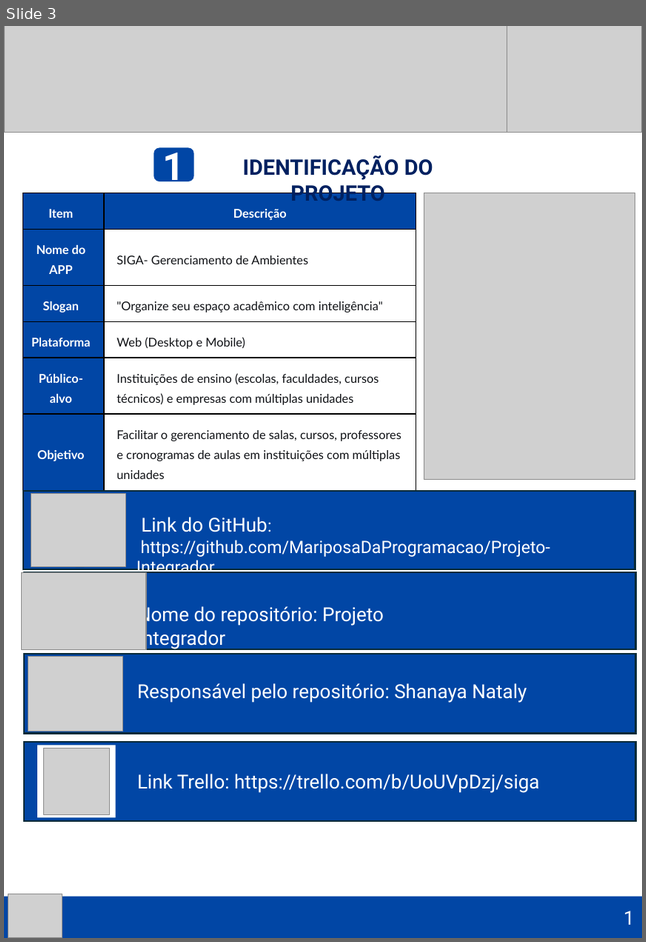
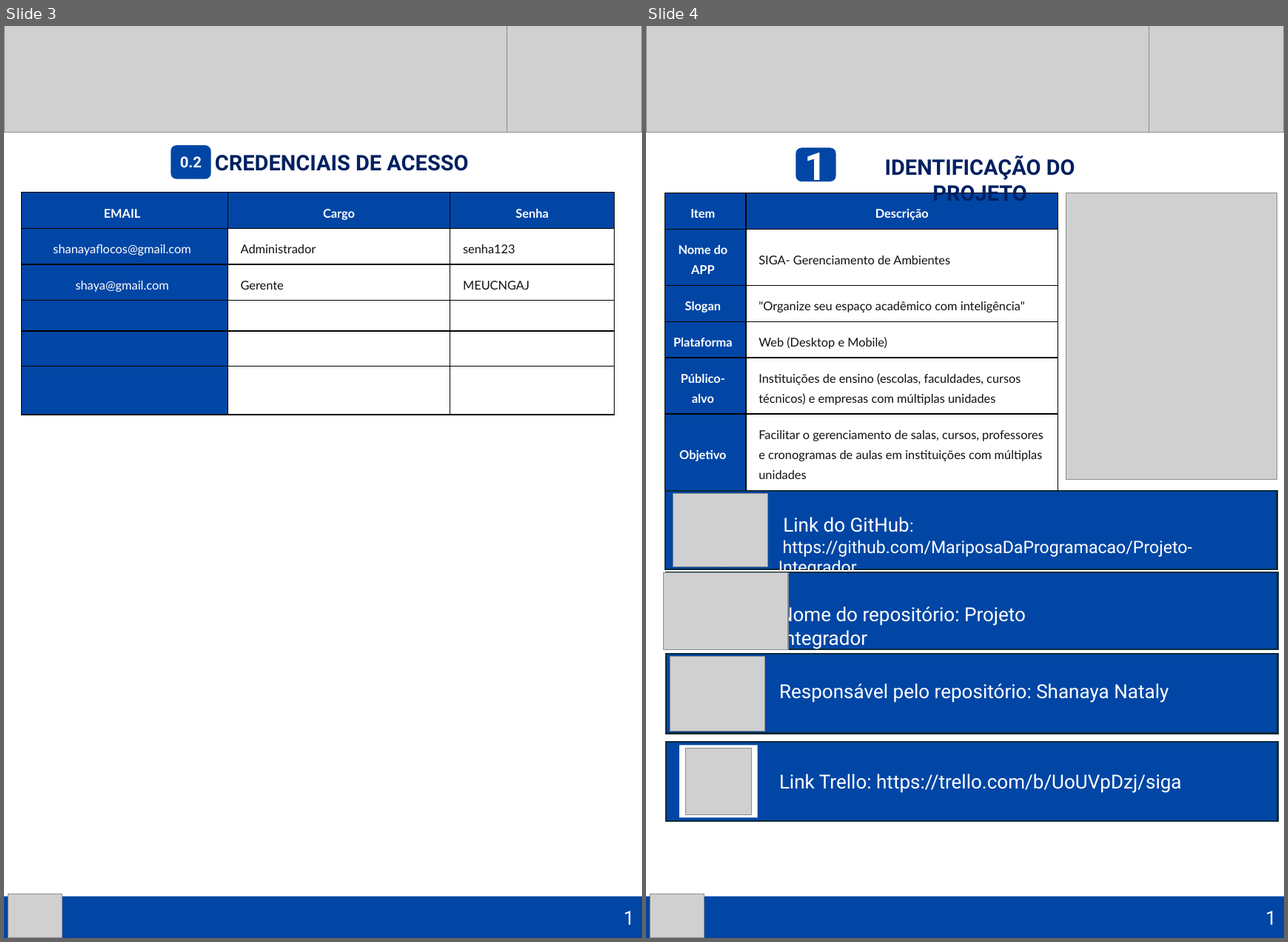
Before and after one commit to MariposaDaProgramacao/Projeto-Integrador, a slide deck: DOCUMENTACAO/Sistema de Gerenciamento de Ambientes - Documentação.pptx. Shown side by side, each under a label of ours: slide 3 before the commit, slides 3 and 4 after it. The pictures are 646x942 and 1288x942 pixels, drawn with LibreOffice and Linux fonts; fonts in the diff are those of the drawing; grey boxes stand for pictures. Boxes give left, top, right and bottom in pixels: in the first picture for what was removed or moved away, otherwise in the second. Text is boxed around its words. In the diff, an @@ line names an element or a change of style, - is before the commit and + after.

```diff
--- a/DOCUMENTACAO/Sistema de Gerenciamento de Ambientes - Documentação.pptx
+++ b/DOCUMENTACAO/Sistema de Gerenciamento de Ambientes - Documentação.pptx
@@ slide 3 added at <box>4,26,642,938</box>, background #FFFFFF @@
@@ picture added at <box>4,26,642,133</box> @@
@@ picture added at <box>507,26,642,133</box> @@
@@ rounded rectangle added at <box>170,145,210,178</box>, fill #0146A5, 14 pt, text #FFFFFF, bold @@
+0.2
@@ text added at <box>215,155,468,171</box>, 20 pt, text #002060, bold @@
+CREDENCIAIS DE ACESSO
@@ table added at <box>22,192,614,414</box>, 6 rows, 3 columns @@
+EMAIL | Cargo | Senha
+shanayaflocos@gmail.com | Administrador | senha123
+shaya@gmail.com | Gerente | MEUCNGAJ
+ |  | 
+ |  | 
+ |  | 
@@ rectangle added at <box>4,896,642,937</box>, fill #0146A5, 18 pt, text #FFFFFF @@
+1
@@ picture added at <box>8,893,62,937</box> @@
@@ what was slide 3 is now slide 4 @@
```
Also in this commit, not shown: 1 slide changed, 1 other file.
